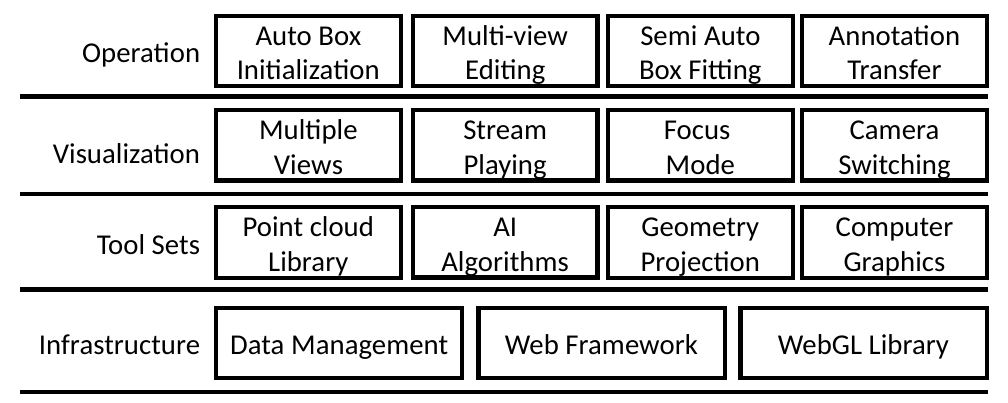
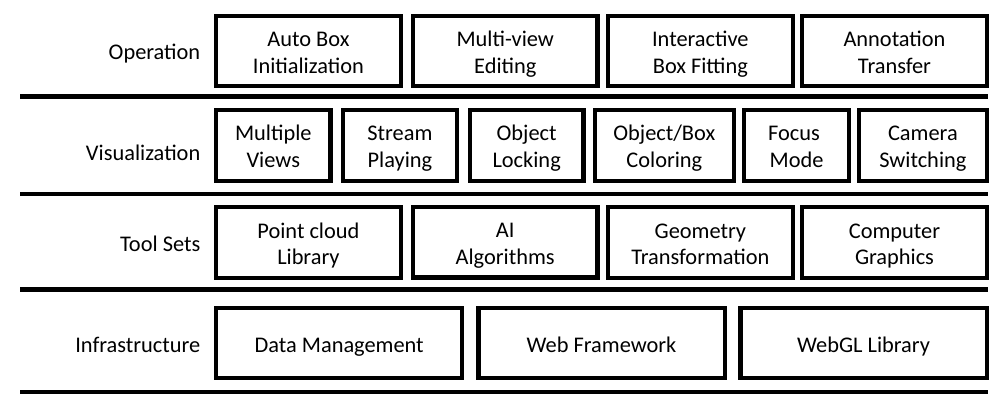
Before and after one commit to naurril/labeltool-paper, a slide deck: slide 1 of arch_layer.pptx. Drawn at 1008x403 pixels with LibreOffice and Linux fonts; fonts in the diff are those of the drawing. Boxes give left, top, right and bottom in pixels: in the first picture for what was removed or moved away, otherwise in the second. Text is boxed around its words. In the diff, an @@ line names an element or a change of style, - is before the commit and + after.

```diff
--- a/arch_layer.pptx
+++ b/arch_layer.pptx
@@ text in rectangle at [652,30,748,46]: text changed; size 15.4 to 12 pt @@
-Semi Auto
+Interactive
@@ text in rectangle at [653,57,748,77]: size 15.4 to 12 pt in "Box Fitting" @@
@@ rectangle "Multiple": place and size @@
-rectangle "Multiple" at [216,110,401,180]
+rectangle "Multiple" at [216,110,331,180]
@@ size 15.4 to 12 pt in 17 elements at [216,308,462,378], [478,308,724,378], [741,308,986,378], [75,336,200,352], [802,207,986,277], [120,235,200,251], [86,144,200,160], [413,207,597,277], [216,16,401,86], [802,16,986,86], [216,207,401,277], [109,43,201,63], [413,16,597,86], [859,110,986,180], [216,110,331,180], [745,110,849,180], [343,110,457,180] @@
@@ rectangle "Stream Playing": place and size @@
-rectangle "Stream Playing" at [413,110,597,180]
+rectangle "Stream Playing" at [343,110,457,180]
@@ rectangle added at [470,110,585,180], fill #FFFFFF, outline #000000 2.25 pt, 12 pt, text #000000 @@
+Object
+Locking
@@ rectangle added at [595,110,734,180], fill #FFFFFF, outline #000000 2.25 pt, 12 pt, text #000000 @@
+Object/Box
+Coloring
@@ rectangle "Focus": place and size @@
-rectangle "Focus" at [609,110,793,180]
+rectangle "Focus" at [745,110,849,180]
@@ rectangle "Camera Switching": place and size @@
-rectangle "Camera Switching" at [802,110,986,180]
+rectangle "Camera Switching" at [859,110,986,180]
@@ text in rectangle at [631,223,769,264]: text changed; size 15.4 to 12 pt @@
-Geometry Projection
+Geometry Transformation
```
Also in this commit, not shown: 9 other files.
